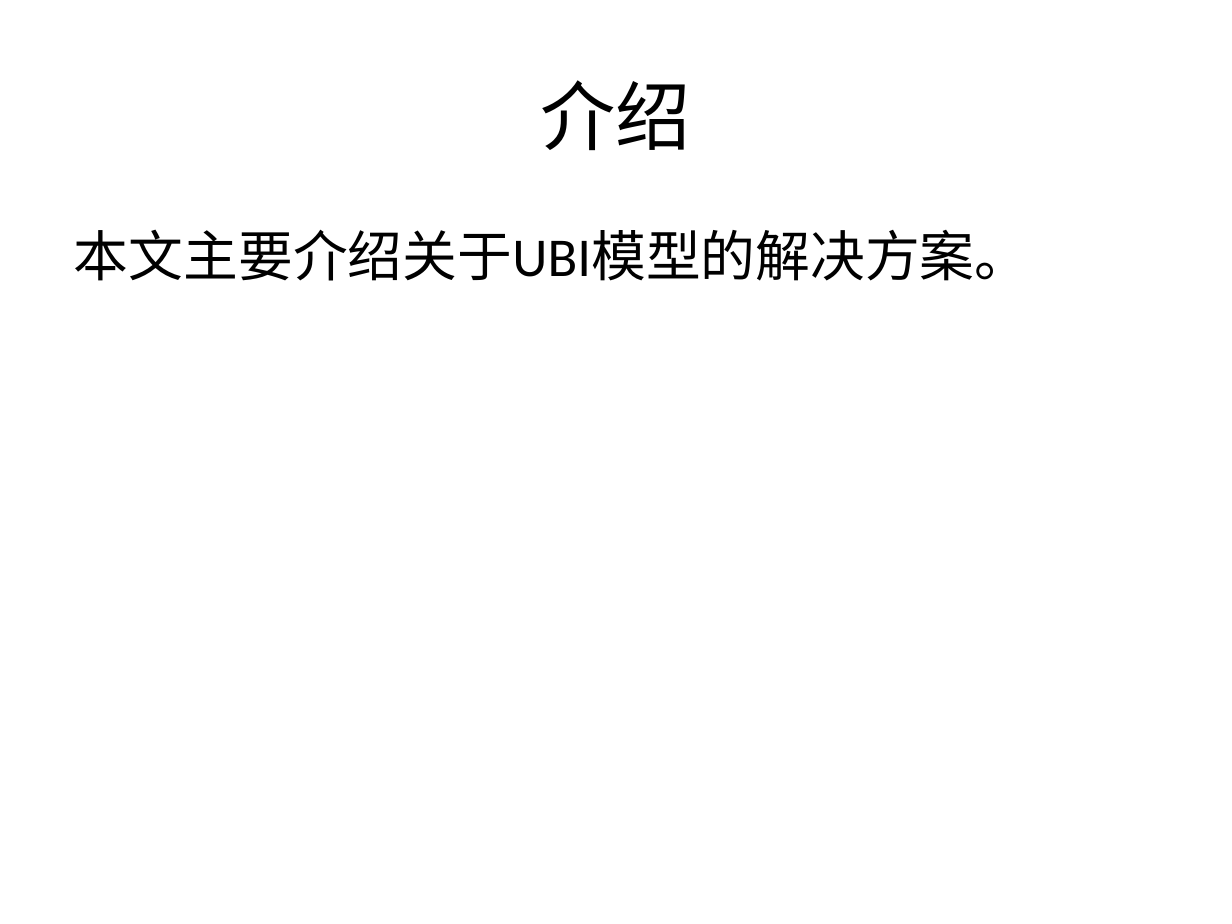
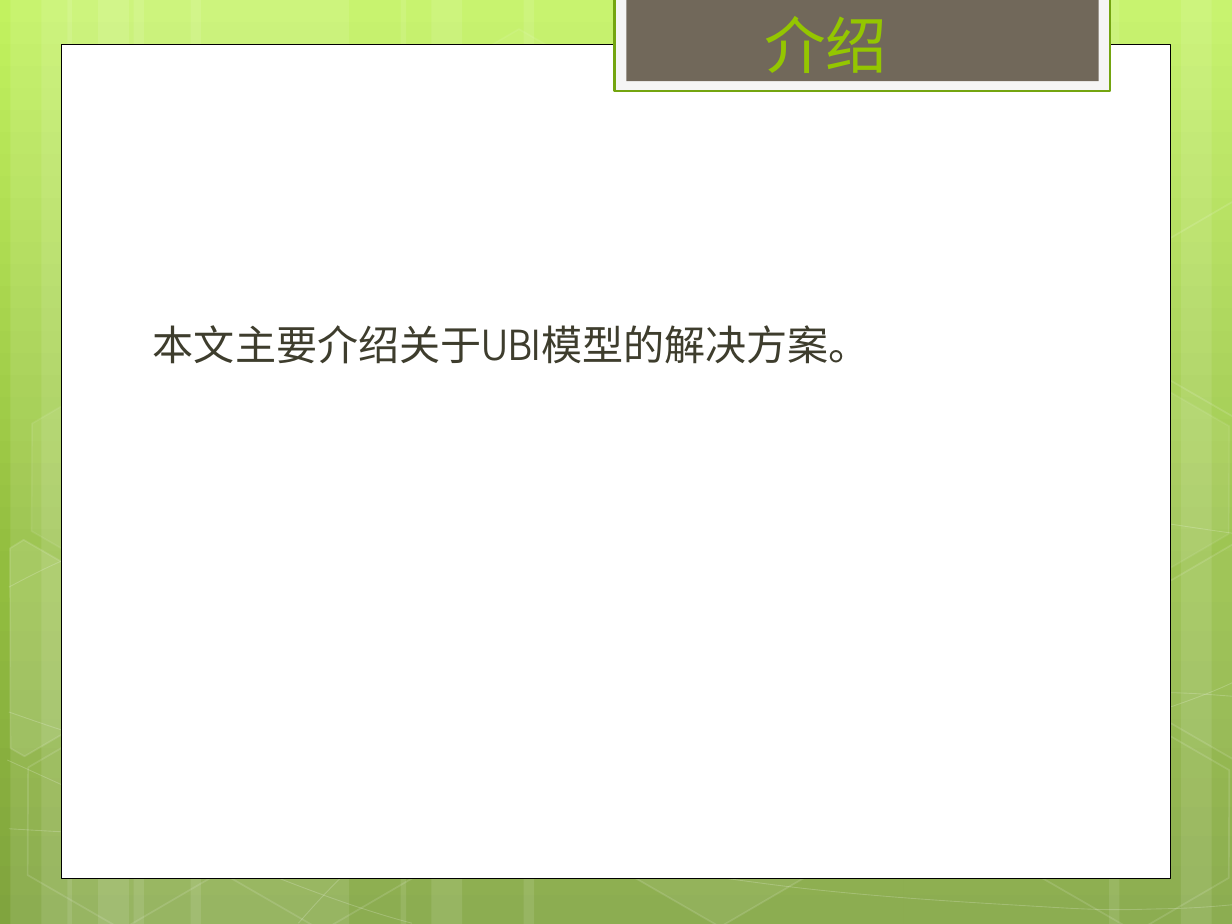
Before and after one commit to PercyChuang/nyf, a slide deck: slide 3 of UBI模型.pptx. Drawn at 1232x924 pixels with LibreOffice and Linux fonts; fonts in the diff are those of the drawing. Boxes give left, top, right and bottom in pixels: in the first picture for what was removed or moved away, otherwise in the second. Text is boxed around its words. In the diff, an @@ line names an element or a change of style, - is before the commit and + after.

```diff
--- a/UBI模型.pptx
+++ b/UBI模型.pptx
@@ background #FFFFFF to gradient #C3F35F to #93BF3F to #81A53E @@
@@ rectangle added at [615,0,1110,91], fill #F5F5F5, outline #74A510 1.25 pt @@
@@ rectangle added at [626,0,1098,81], fill #71685A @@
@@ title "介绍": place and size @@
-title "介绍" at [541,80,692,151]
+title "介绍" at [764,16,887,84]
@@ title "介绍" at [764,16,887,84]: size 44 to 36 pt, font Calibri to TeX Gyre Adventor, text colour #000000 to #94C600; alignment centre to left; vertical alignment middle to bottom @@
@@ rectangle added at [62,44,1170,877], fill #FFFFFF, outline #000000 0.5 pt @@
@@ group added at [0,0,1232,924]: 12 rectangles, 8 freeform shapes, 8 hexagons @@
@@ text "本文主要介绍关于UBI模型的解决方案。": place and size @@
-text "本文主要介绍关于UBI模型的解决方案。" at [74,229,1030,281]
+text "本文主要介绍关于UBI模型的解决方案。" at [153,325,870,364]
@@ text "本文主要介绍关于UBI模型的解决方案。" at [153,325,870,364]: size 32 to 24 pt, font Calibri to TeX Gyre Adventor, text colour #000000 to #3E3D2D; less space between paragraphs @@
```
Also in this commit, not shown: 7 other slides changed, 6 slides added, 5 slides removed.
